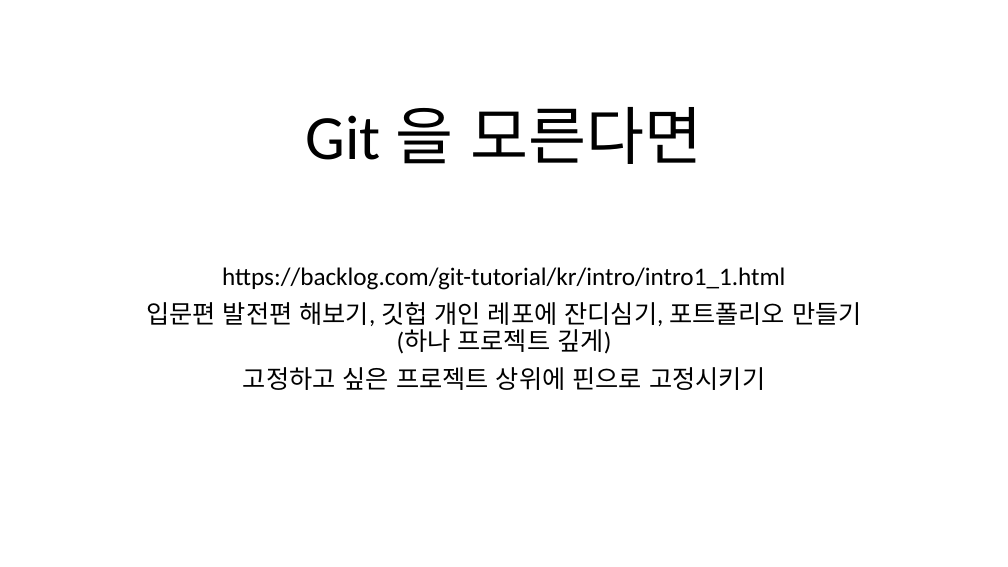
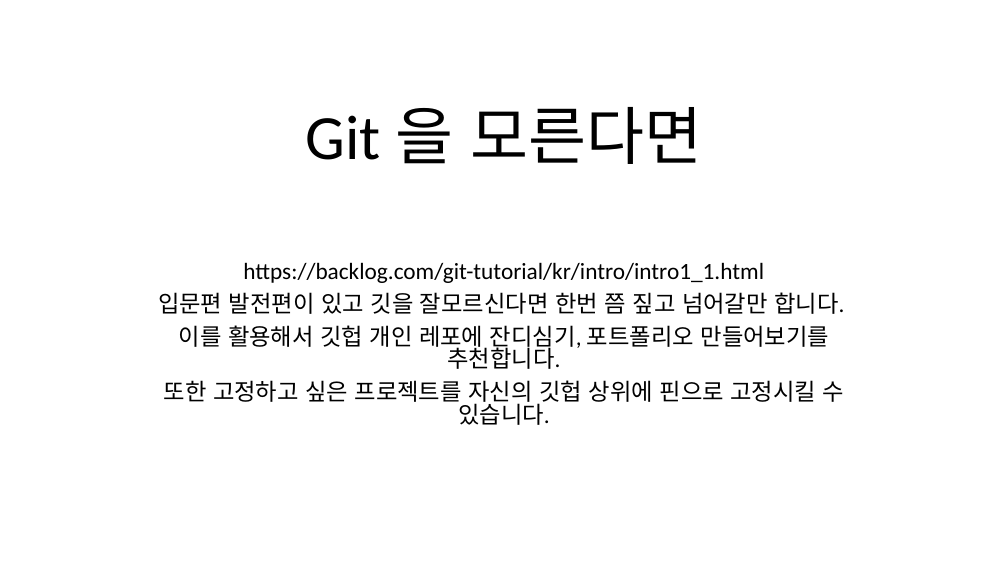
Before and after one commit to dharana77/metoringPython, a slide deck: slide 21 of 피피티_마무리.pptx (slide 22 before the commit). Drawn at 1008x567 pixels with LibreOffice and Linux fonts; fonts in the diff are those of the drawing. Boxes give left, top, right and bottom in pixels: in the first picture for what was removed or moved away, otherwise in the second. Text is boxed around its words. In the diff, an @@ line names an element or a change of style, - is before the commit and + after.

```diff
--- a/피피티_마무리.pptx
+++ b/피피티_마무리.pptx
@@ subtitle at [243, 262, 764, 283]: size 24 to 22.2 pt in "https://backlog.com/git-tutorial/kr/intro/intro1_1.html"; line spacing 0.9 to 0.8 @@
@@ subtitle at [158, 292, 844, 425]: text changed; size 24 to 22.2 pt @@
-입문편 발전편 해보기, 깃헙 개인 레포에 잔디심기, 포트폴리오 만들기 (하나 프로젝트 깊게)
-고정하고 싶은 프로젝트 상위에 핀으로 고정시키기
+입문편 발전편이 있고 깃을 잘모르신다면 한번 쯤 짚고 넘어갈만 합니다.
+이를 활용해서 깃헙 개인 레포에 잔디심기, 포트폴리오 만들어보기를 추천합니다.
+또한 고정하고 싶은 프로젝트를 자신의 깃헙 상위에 핀으로 고정시킬 수 있습니다.
```
Also in this commit, not shown: 19 other slides changed, 1 slide removed, 1 other file.
